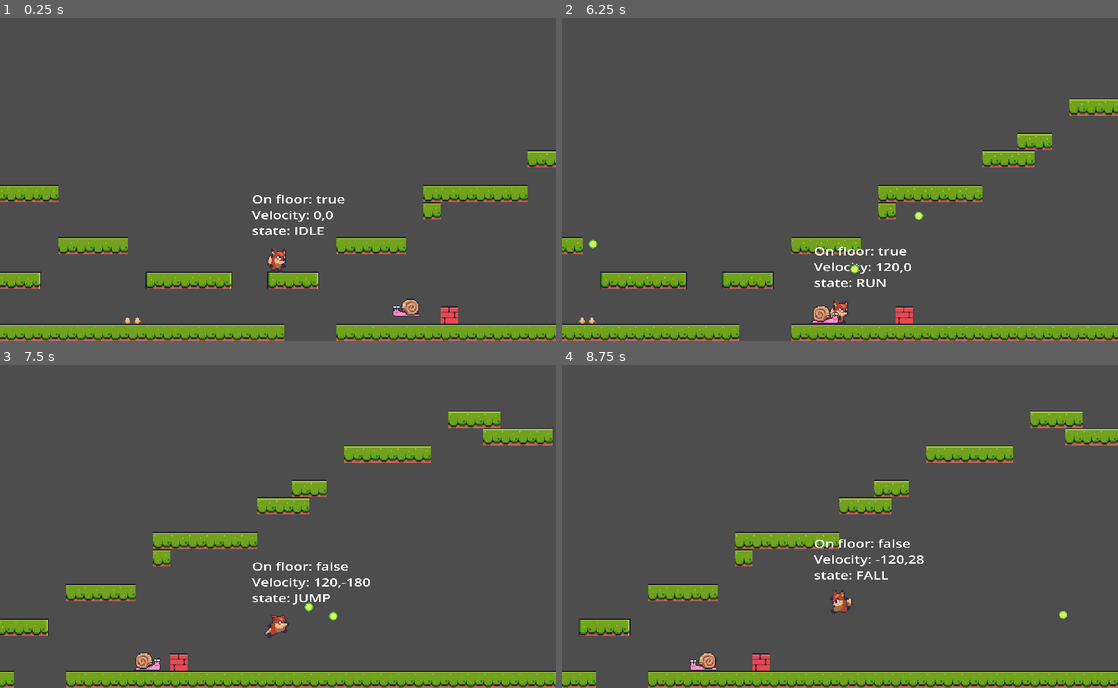
Above: before the commit, frames 1-4 (two rows, left to right).
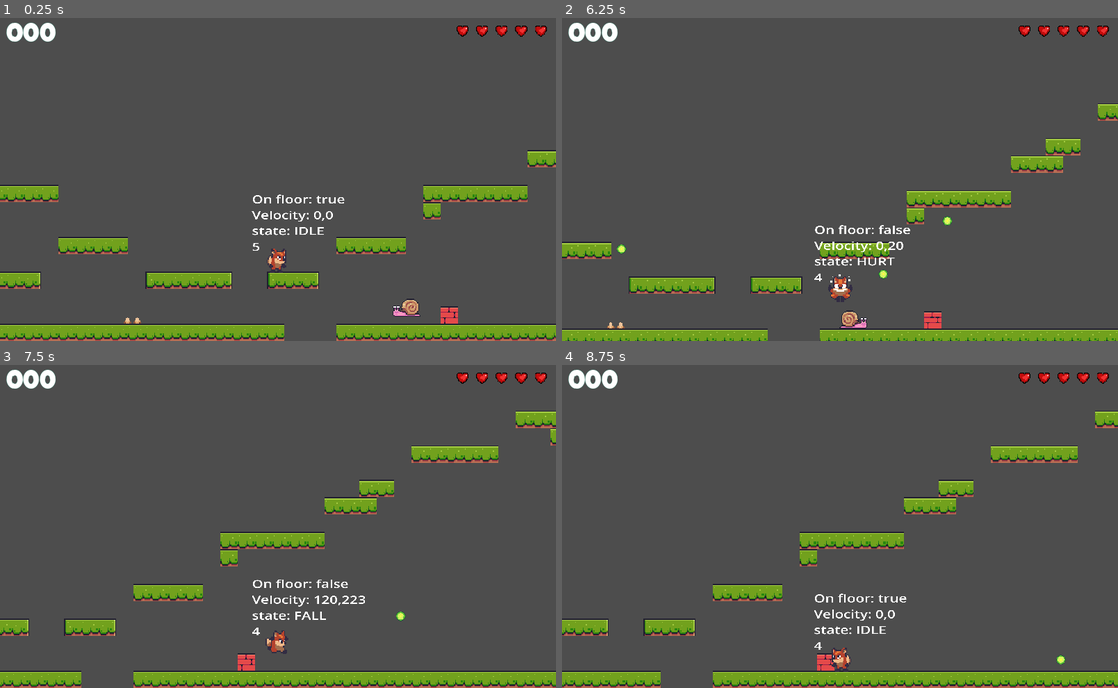
Above: after the commit, the same moments.

Repository: Thifall/Foxy
Game: Godot game, scene res://Scenes/Levels/level_base/level_base.tscn
Same seed, same stepped clock (60 frames per second), same inputs: the game is played once before the commit and once after it.
Inputs:
- Up to frame 1 (0.25 s): no input
- Up to frame 2 (6.25 s): hold Right (Right) 0.53-2.03 s; tap Space (shoot) at 0.6, 1.55, 2.85, 3.6, 4.55, 5.85 s; tap Up (Jump) at 0.77, 0.8, 1.07, 1.35, 1.52, 1.82, 2.3, 3.02, 3.32, 3.77, 3.8, 4.07, 4.35, 4.52, 4.82, 5.3, 6.02 s; hold Left (Left) 2.03-4.28 s; tap B (bullet) at 2.1, 5.1 s; hold Right (Right) from 4.28 s (still down)
- Up to frame 3 (7.5 s): keep holding Right (Right); tap Up (Jump) at 6.32, 6.77, 6.8, 7.07, 7.35 s; tap Space (shoot) at 6.6 s
- Up to frame 4 (8.75 s): tap Up (Jump) at 7.52, 7.82, 8.3 s; tap Space (shoot) at 7.55 s; release Right (Right) at 8.03 s; hold Left (Left) from 8.03 s (still down); tap B (bullet) at 8.1 s

The runs differ from the first frame. In frame 1, 0.7% of the frame differs, in the area x 1-99%, y 1-73%; in frame 2, 13%, in the area x 0-100%, y 1-100%; in frame 3, 13%; in frame 4, 13%.

Commit message:
[jm][+] Added sound manager and few basic sounds [jm][+] Added some basic HUD art [jm][*] Player now reacts to getting hit by enemy/trap/bullet, added logic regarding player invincibility [jm][*] Camera shakes upong player getting hit

Diff:
--- /dev/null
+++ b/Scenes/HUD/ScoreLabel.tres
@@ -0,0 +1,11 @@
+[gd_resource type="LabelSettings" load_steps=2 format=3 uid="uid://dmh5jeboclhhn"]
+
+[ext_resource type="FontFile" uid="uid://jkfpjaw0ep7u" path="res://assets/fonts/LuckiestGuy-Regular.ttf" id="1_gw41k"]
+
+[resource]
+font = ExtResource("1_gw41k")
+font_size = 54
+outline_color = Color(0, 0, 0, 1)
+shadow_size = 3
+shadow_color = Color(0, 0, 0, 1)
+shadow_offset = Vector2(3, 1)
--- /dev/null
+++ b/Scenes/HUD/hud.tscn
@@ -0,0 +1,132 @@
+[gd_scene load_steps=5 format=3 uid="uid://csnw7ixg5n4pp"]
+
+[ext_resource type="LabelSettings" uid="uid://c57087kb6t0iv" path="res://assets/LG_white_48.tres" id="1_d3d1c"]
+[ext_resource type="Texture2D" uid="uid://nsu1a2v10j7v" path="res://assets/items/pixel heart 2.png" id="2_a4tvn"]
+[ext_resource type="LabelSettings" uid="uid://b2dyrr3deoxuq" path="res://assets/LG_blue_64.tres" id="3_sci8y"]
+[ext_resource type="LabelSettings" uid="uid://dwoj7dgthifc0" path="res://assets/LG_white_24.tres" id="4_72tmo"]
+
+[node name="HUD" type="Control"]
+layout_mode = 3
+anchors_preset = 15
+anchor_right = 1.0
+anchor_bottom = 1.0
+grow_horizontal = 2
+grow_vertical = 2
+
+[node name="MC" type="MarginContainer" parent="."]
+layout_mode = 1
+anchors_preset = 15
+anchor_right = 1.0
+anchor_bottom = 1.0
+grow_horizontal = 2
+grow_vertical = 2
+theme_override_constants/margin_left = 12
+theme_override_constants/margin_top = 12
+theme_override_constants/margin_right = 12
+theme_override_constants/margin_bottom = 12
+
+[node name="HB" type="HBoxContainer" parent="MC"]
+layout_mode = 2
+size_flags_vertical = 0
+
+[node name="ScoreLabel" type="Label" parent="MC/HB"]
+layout_mode = 2
+size_flags_horizontal = 3
+text = "000"
+label_settings = ExtResource("1_d3d1c")
+
+[node name="HBHearts" type="HBoxContainer" parent="MC/HB"]
+layout_mode = 2
+
+[node name="H1" type="TextureRect" parent="MC/HB/HBHearts"]
+layout_mode = 2
+texture = ExtResource("2_a4tvn")
+stretch_mode = 2
+
+[node name="H2" type="TextureRect" parent="MC/HB/HBHearts"]
+layout_mode = 2
+texture = ExtResource("2_a4tvn")
+stretch_mode = 2
+
+[node name="H3" type="TextureRect" parent="MC/HB/HBHearts"]
+layout_mode = 2
+texture = ExtResource("2_a4tvn")
+stretch_mode = 2
+
+[node name="H4" type="TextureRect" parent="MC/HB/HBHearts"]
+layout_mode = 2
+texture = ExtResource("2_a4tvn")
+stretch_mode = 2
+
+[node name="H5" type="TextureRect" parent="MC/HB/HBHearts"]
+layout_mode = 2
+texture = ExtResource("2_a4tvn")
+stretch_mode = 2
+
+[node name="ColorRect" type="ColorRect" parent="."]
+visible = false
+layout_mode = 1
+anchors_preset = 15
+anchor_right = 1.0
+anchor_bottom = 1.0
+grow_horizontal = 2
+grow_vertical = 2
+color = Color(0, 0.00392157, 0.172549, 0.811765)
+
+[node name="VBLevelComplete" type="VBoxContainer" parent="ColorRect"]
+visible = false
+layout_mode = 1
+anchors_preset = 8
+anchor_left = 0.5
+anchor_top = 0.5
+anchor_right = 0.5
+anchor_bottom = 0.5
+offset_left = -20.0
+offset_top = -25.0
+offset_right = 20.0
+offset_bottom = 25.0
+grow_horizontal = 2
+grow_vertical = 2
+
+[node name="LevelComplate" type="Label" parent="ColorRect/VBLevelComplete"]
+layout_mode = 2
+text = "LEVEL COMPLETE"
+label_settings = ExtResource("3_sci8y")
+horizontal_alignment = 1
+vertical_alignment = 1
+
+[node name="LevelComplate2" type="Label" parent="ColorRect/VBLevelComplete"]
+layout_mode = 2
+text = "PRESS JUMP FOR NEXT LEVEL"
+label_settings = ExtResource("4_72tmo")
+horizontal_alignment = 1
+vertical_alignment = 1
+
+[node name="VBGameOver" type="VBoxContainer" parent="ColorRect"]
+visible = false
+layout_mode = 1
+anchors_preset = 8
+anchor_left = 0.5
+anchor_top = 0.5
+anchor_right = 0.5
+anchor_bottom = 0.5
+offset_left = -20.0
+offset_top = -25.0
+offset_right = 20.0
+offset_bottom = 25.0
+grow_horizontal = 2
+grow_vertical = 2
+
+[node name="GameOver" type="Label" parent="ColorRect/VBGameOver"]
+layout_mode = 2
+text = "GAME OVER"
+label_settings = ExtResource("3_sci8y")
+horizontal_alignment = 1
+vertical_alignment = 1
+
+[node name="LevelComplate2" type="Label" parent="ColorRect/VBGameOver"]
+layout_mode = 2
+text = "PRESS JUMP FOR MAIN MENU"
+label_settings = ExtResource("4_72tmo")
+horizontal_alignment = 1
+vertical_alignment = 1
--- a/Scenes/Levels/level_base/level_base.tscn
+++ b/Scenes/Levels/level_base/level_base.tscn
@@ -9,6 +9,7 @@
 [ext_resource type="PackedScene" uid="uid://cn6chdadfcdck" path="res://Scenes/Enemies/Eagle/eagle.tscn" id="7_8xgex"]
 [ext_resource type="PackedScene" uid="uid://bpqscdoamnvdj" path="res://Scenes/BallSpike/ball_spike.tscn" id="8_5feyi"]
 [ext_resource type="PackedScene" uid="uid://ckfkm581263ph" path="res://Scenes/FloorSpike/floor_spike.tscn" id="9_yfvs6"]
+[ext_resource type="PackedScene" uid="uid://csnw7ixg5n4pp" path="res://Scenes/HUD/hud.tscn" id="10_qj01s"]
 
 [sub_resource type="TileSetAtlasSource" id="TileSetAtlasSource_6vqvf"]
 texture = ExtResource("1_ewv22")
@@ -264,3 +265,7 @@
 
 [node name="FloorSpike" parent="Dangers" instance=ExtResource("9_yfvs6")]
 position = Vector2(84, -14)
+
+[node name="CanvasLayer" type="CanvasLayer" parent="."]
+
+[node name="HUD" parent="CanvasLayer" instance=ExtResource("10_qj01s")]
--- a/Scenes/ObjectMaker/object_maker.gd
+++ b/Scenes/ObjectMaker/object_maker.gd
@@ -20,9 +20,9 @@
 		nb.setup(position, direction, lifeSpan, speed)
 		call_deferred("add_child", nb)
 
-func onCreateObject(position: Vector2, objectType: Constants.ObjectType) -> void:
+func onCreateObject(_position: Vector2, objectType: Constants.ObjectType) -> void:
 		if !OBJECT_SCENES.has(objectType):
 			return
 		var newObject = OBJECT_SCENES[objectType].instantiate()
-		newObject.position = position
+		newObject.position = _position
 		call_deferred("add_child", newObject)
--- /dev/null
+++ b/Scenes/PlayerCamera/player_camera.gd
@@ -0,0 +1,33 @@
+extends Camera2D
+
+@export var shake_amount: float = 5
+@onready var shake_timer: Timer = $ShakeTimer
+
+# Called when the node enters the scene tree for the first time.
+func _ready() -> void:
+	set_process(false)
+	SignalManager.onPlayerHit.connect(on_player_hit)
+	SignalManager.onGameOver.connect(on_game_over)
+
+# Called every frame. 'delta' is the elapsed time since the previous frame.
+func _process(delta: float) -> void:
+	offset = get_random_offset()
+
+func get_random_offset() -> Vector2:
+	return Vector2(
+	randf_range(-shake_amount, shake_amount),
+	randf_range(-shake_amount, shake_amount))
+
+func reset_camera() -> void:
+	set_process(false)
+	offset = Vector2.ZERO
+
+func _on_shake_timer_timeout() -> void:
+	reset_camera()
+
+func on_game_over() -> void:
+	reset_camera()
+
+func on_player_hit(_lives: int) -> void:
+	set_process(true)
+	shake_timer.start()
--- a/Scenes/PlayerCamera/player_camera.tscn
+++ b/Scenes/PlayerCamera/player_camera.tscn
@@ -1,9 +1,14 @@
-[gd_scene format=3 uid="uid://b7kpf2vcvueji"]
+[gd_scene load_steps=2 format=3 uid="uid://b7kpf2vcvueji"]
+
+[ext_resource type="Script" path="res://Scenes/PlayerCamera/player_camera.gd" id="1_onwwp"]
 
 [node name="PlayerCamera" type="Camera2D"]
 zoom = Vector2(2, 2)
 limit_bottom = 0
+script = ExtResource("1_onwwp")
 
 [node name="ShakeTimer" type="Timer" parent="."]
 wait_time = 0.3
 one_shot = true
+
+[connection signal="timeout" from="ShakeTimer" to="." method="_on_shake_timer_timeout"]
--- a/Scenes/Shooter/shooter.gd
+++ b/Scenes/Shooter/shooter.gd
@@ -29,6 +29,7 @@
 	canShoot = false
 	SignalManager.onCreateBullet.emit(global_position + relativePosition, direction, lifeSpan, speed, bulletKey)
 	shoot_timer.start()
+	SoundManager.play_clip(sound, SoundManager.SOUND_LASER)
 
 func _on_shoot_timer_timeout() -> void:
 	canShoot = true
--- a/Scenes/Shooter/shooter.tscn
+++ b/Scenes/Shooter/shooter.tscn
@@ -11,5 +11,6 @@
 one_shot = true
 
 [node name="Sound" type="AudioStreamPlayer2D" parent="."]
+volume_db = -25.0
 
 [connection signal="timeout" from="ShootTimer" to="." method="_on_shoot_timer_timeout"]
--- a/Scenes/player/player.gd
+++ b/Scenes/player/player.gd
@@ -8,13 +8,21 @@
 @onready var debug_label: Label = $DebugLabel
 @onready var animation_player: AnimationPlayer = $AnimationPlayer
 @onready var shooter: Shooter = $Shooter
+@onready var invincibility_timer: Timer = $InvinvcibilityTimer
+@onready var invincibility_animation: AnimationPlayer = $InvinvcibilityAnimation
+@onready var hurt_timer: Timer = $HurtTimer
+@onready var sound: AudioStreamPlayer2D = $Sound
 
 const GRAVITY: float = 690.0
 const RUN_SPEED: float = 120.0
 const MAX_FALL: float = 400.0
 const JUMP_VELOCITY: float = -260.0
+const HURT_JUMP_VELOCITY: Vector2 = Vector2(0, -130)
+const OFF_SCREEN_Y_LIMIT: float = 200.0
 
 var _state: PlayerState = PlayerState.IDLE
+var _lives: int = 5
+var isInvincible: bool = false
 
 # Called when the node enters the scene tree for the first time.
 func _ready() -> void:
@@ -22,6 +30,9 @@
 
 # Called every frame. 'delta' is the elapsed time since the previous frame.
 func _physics_process(delta: float) -> void:
+
+	fallen_off()
+
 	if !is_on_floor():
 		velocity.y += GRAVITY * delta
 
@@ -32,11 +43,18 @@
 	if Input.is_action_just_pressed("shoot"):
 		shoot()
 
+func fallen_off() -> void:
+	if global_position.y < OFF_SCREEN_Y_LIMIT:
+		return
+	is_player_alive_after_hit(_lives)
+
 func update_debug_label() -> void:
-	debug_label.text = "On floor: %s\nVelocity: %.0f,%.0f\nstate: %s" % \
-	[ is_on_floor(), velocity.x, velocity.y, PlayerState.keys()[_state] ]
+	debug_label.text = "On floor: %s\nVelocity: %.0f,%.0f\nstate: %s\n%d" % \
+	[ is_on_floor(), velocity.x, velocity.y, PlayerState.keys()[_state], _lives ]
 
 func get_input() -> void:
+	if _state == PlayerState.HURT:
+		return
 	velocity.x = 0
 	if Input.is_action_pressed("Left"):
 		velocity.x = -RUN_SPEED
@@ -47,10 +65,13 @@
 
 	if Input.is_action_just_pressed("Jump") && is_on_floor():
 		velocity.y = JUMP_VELOCITY
+		SoundManager.play_clip(sound, SoundManager.SOUND_JUMP)
 
 	velocity.y = clampf(velocity.y, JUMP_VELOCITY, MAX_FALL)
 
 func calculate_state() -> void:
+	if _state == PlayerState.HURT:
+		return
 	if is_on_floor():
 		if velocity.x == 0:
 			set_state(PlayerState.IDLE)
@@ -65,6 +86,11 @@
 func set_state(newState: PlayerState) -> void:
 	if newState == _state:
 		return;
+
+	if _state == PlayerState.FALL:
+		if newState == PlayerState.IDLE or newState == PlayerState.RUN:
+			SoundManager.play_clip(sound, SoundManager.SOUND_LAND)
+
 	_state = newState
 	match _state:
 		PlayerState.IDLE:
@@ -76,10 +102,53 @@
 		PlayerState.FALL:
 			animation_player.play("Fall")
 		PlayerState.HURT:
-			animation_player.play("Hurt")
+			apply_hurt_jump()
 
 func shoot() -> void:
 	if sprite_2d.flip_h:
 		shooter.shootRelative(Vector2(0,5), Vector2.LEFT)
 	else:
 		shooter.shootRelative(Vector2(0,5), Vector2.RIGHT)
+
+#region Player onHit
+func is_player_alive_after_hit(damage: int) -> bool:
+	_lives -= damage
+	SignalManager.onPlayerHit.emit(_lives)
+	if _lives <= 0:
+		SignalManager.onGameOver.emit()
+		set_physics_process(false)
+		print("player died")
+		return false
+	return true
+
+func go_invincible() -> void:
+	isInvincible = true
+	invincibility_animation.play("invincibility")
+	invincibility_timer.start()
+
+func apply_hit() -> void:
+	if isInvincible:
+		return
+
+	if !is_player_alive_after_hit(1):
+		return
+
+	SoundManager.play_clip(sound, SoundManager.SOUND_DAMAGE)
+	go_invincible()
+	set_state(PlayerState.HURT)
+
+func _on_hitbox_area_entered(area: Area2D) -> void:
+	apply_hit()
+
+func _on_invinvcibility_timer_timeout() -> void:
+	isInvincible = false
+	invincibility_animation.stop()
+
+func apply_hurt_jump() -> void:
+	animation_player.play("Hurt")
+	velocity = HURT_JUMP_VELOCITY
+	hurt_timer.start()
+
+func _on_hurt_timer_timeout() -> void:
+	set_state(PlayerState.IDLE)
+#endregion
--- a/Scenes/player/player.tscn
+++ b/Scenes/player/player.tscn
@@ -124,6 +124,45 @@
 [sub_resource type="CapsuleShape2D" id="CapsuleShape2D_p8xjw"]
 radius = 6.0
 height = 18.0
+
+[sub_resource type="Animation" id="Animation_yh83e"]
+length = 0.001
+tracks/0/type = "value"
+tracks/0/imported = false
+tracks/0/enabled = true
+tracks/0/path = NodePath("Sprite2D:self_modulate")
+tracks/0/interp = 1
+tracks/0/loop_wrap = true
+tracks/0/keys = {
+"times": PackedFloat32Array(0),
+"transitions": PackedFloat32Array(1),
+"update": 0,
+"values": [Color(1, 1, 1, 1)]
+}
+
+[sub_resource type="Animation" id="Animation_w35nh"]
+resource_name = "invincibility"
+length = 0.4
+loop_mode = 1
+step = 0.1
+tracks/0/type = "value"
+tracks/0/imported = false
+tracks/0/enabled = true
+tracks/0/path = NodePath("Sprite2D:self_modulate")
+tracks/0/interp = 1
+tracks/0/loop_wrap = true
+tracks/0/keys = {
+"times": PackedFloat32Array(0, 0.1, 0.2),
+"transitions": PackedFloat32Array(1, 1, 1),
+"update": 0,
+"values": [Color(1, 1, 1, 1), Color(1, 1, 1, 0), Color(1, 1, 1, 1)]
+}
+
+[sub_resource type="AnimationLibrary" id="AnimationLibrary_fdr0e"]
+_data = {
+"RESET": SubResource("Animation_yh83e"),
+"invincibility": SubResource("Animation_w35nh")
+}
 
 [node name="Player" type="CharacterBody2D" groups=["Moveables", "Player"]]
 collision_layer = 0
@@ -169,3 +208,23 @@
 [node name="CollisionShape2D" type="CollisionShape2D" parent="Hitbox"]
 position = Vector2(0, 5)
 shape = SubResource("CapsuleShape2D_p8xjw")
+
+[node name="InvinvcibilityTimer" type="Timer" parent="."]
+wait_time = 3.0
+one_shot = true
+
+[node name="InvinvcibilityAnimation" type="AnimationPlayer" parent="."]
+libraries = {
+"": SubResource("AnimationLibrary_fdr0e")
+}
+
+[node name="HurtTimer" type="Timer" parent="."]
+wait_time = 0.5
+one_shot = true
+
+[node name="Sound" type="AudioStreamPlayer2D" parent="."]
+volume_db = -25.0
+
+[connection signal="area_entered" from="Hitbox" to="." method="_on_hitbox_area_entered"]
+[connection signal="timeout" from="InvinvcibilityTimer" to="." method="_on_invinvcibility_timer_timeout"]
+[connection signal="timeout" from="HurtTimer" to="." method="_on_hurt_timer_timeout"]
--- a/Singletons/SignalManager.gd
+++ b/Singletons/SignalManager.gd
@@ -6,3 +6,5 @@
 signal onCreateObject(position: Vector2, objectType: Constants.ObjectType)
 
 signal onPickupPicked(points: int)
+signal onGameOver
+signal onPlayerHit(lives: int)
--- /dev/null
+++ b/Singletons/SoundManager.gd
@@ -0,0 +1,38 @@
+extends Node
+
+const SOUND_LASER = "laser"
+const SOUND_CHECKPOINT = "checkpoint"
+const SOUND_DAMAGE = "damage"
+const SOUND_KILL = "kill"
+const SOUND_GAMEOVER = "gameover1"
+const SOUND_IMPACT = "impact"
+const SOUND_JUMP = "jump"
+const SOUND_LAND = "land"
+const SOUND_MUSIC1 = "music1"
+const SOUND_MUSIC2 = "music2"
+const SOUND_PICKUP = "pickup"
+const SOUND_BOSS_ARRIVE = "boss_arrive"
+const SOUND_WIN = "win"
+
+var SOUNDS: Dictionary = {
+	SOUND_LASER: preload("res://assets/sound/laser.wav"),
+	SOUND_CHECKPOINT: preload("res://assets/sound/checkpoint.wav"),
+	SOUND_DAMAGE: preload("res://assets/sound/damage.wav"),
+	SOUND_KILL: preload("res://assets/sound/pickup5.ogg"),
+	SOUND_GAMEOVER: preload("res://assets/sound/game_over.ogg"),
+	SOUND_IMPACT: preload("res://assets/sound/impact.wav"),
+	SOUND_JUMP: preload("res://assets/sound/jump.wav"),
+	SOUND_LAND: preload("res://assets/sound/land.wav"),
+	SOUND_MUSIC1: preload("res://assets/sound/Farm Frolics.ogg"),
+	SOUND_MUSIC2: preload("res://assets/sound/Flowing Rocks.ogg"),
+	SOUND_PICKUP: preload("res://assets/sound/pickup5.ogg"),
+	SOUND_BOSS_ARRIVE: preload("res://assets/sound/boss_arrive.wav"),
+	SOUND_WIN: preload("res://assets/sound/you_win.ogg")
+}
+
+
+func play_clip(player: AudioStreamPlayer2D, clip_key: String) -> void:
+	if SOUNDS.has(clip_key) == false:
+		return
+	player.stream = SOUNDS[clip_key]
+	player.play()
--- a/project.godot
+++ b/project.godot
@@ -17,6 +17,7 @@
 
 [autoload]
 
+SoundManager="*res://Singletons/SoundManager.gd"
 SignalManager="*res://Singletons/SignalManager.gd"
 
 [display]
Not shown: 1 places in Scenes/Levels/level_base/level_base.tscn that only renumber resources
Not shown: 1 places in Scenes/player/player.tscn that only renumber resources
Not shown: 1 places in assets/LG_white_48.tres that only renumber resources
Not shown, changed: assets/sound/pickup5.ogg.import
